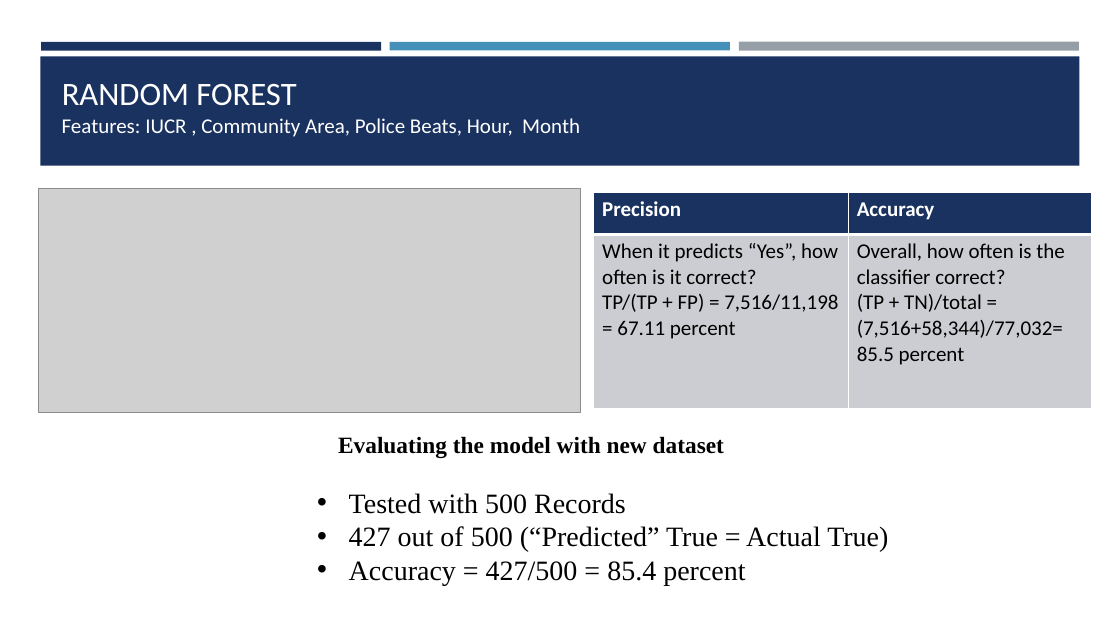
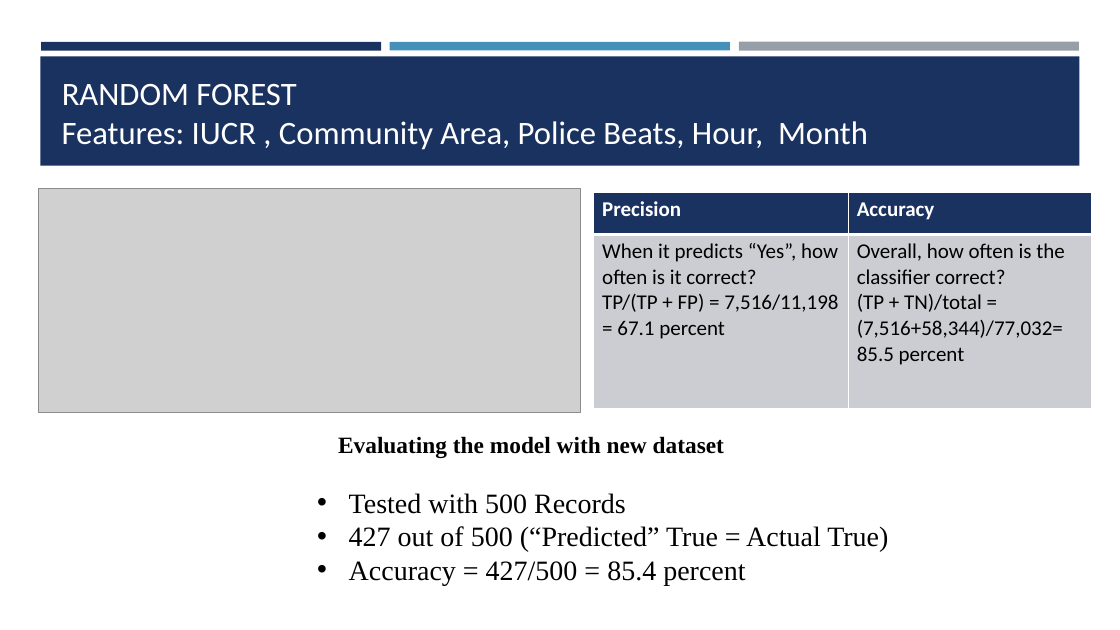
Before and after one commit to divyatv/MachineLearning_ChicagoCrime, a slide deck: slide 18 of Machine_Learning_Chicago_Crime_Dataset.pptx (slide 16 before the commit). Drawn at 1120x630 pixels with LibreOffice and Linux fonts; fonts in the diff are those of the drawing; grey boxes stand for pictures. Boxes give left, top, right and bottom in pixels: in the first picture for what was removed or moved away, otherwise in the second. Text is boxed around its words. In the diff, an @@ line names an element or a change of style, - is before the commit and + after.

```diff
--- a/Machine_Learning_Chicago_Crime_Dataset.pptx
+++ b/Machine_Learning_Chicago_Crime_Dataset.pptx
@@ text "Features: IUCR , Community Area, ..." at <box>62,121,868,150</box>: size 18 to 28 pt @@
@@ table at <box>594,192,1091,408</box> @@
-row 2, column 1: When it predicts “Yes”, how often is it correct? / TP/(TP + FP) = 7,516/11,198 = 67.11 percent
+row 2, column 1: When it predicts “Yes”, how often is it correct? / TP/(TP + FP) = 7,516/11,198 = 67.1 percent
```
Also in this commit, not shown: 6 other slides changed, 2 slides added, 19 other files.
